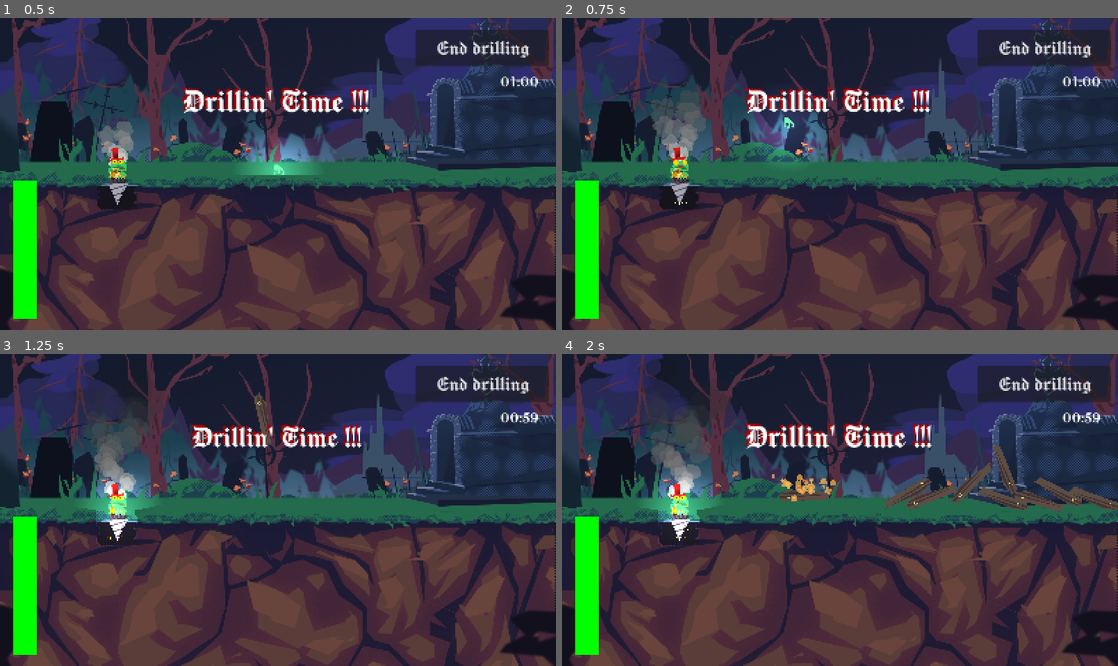
Above: before the commit, frames 1-4 (two rows, left to right).
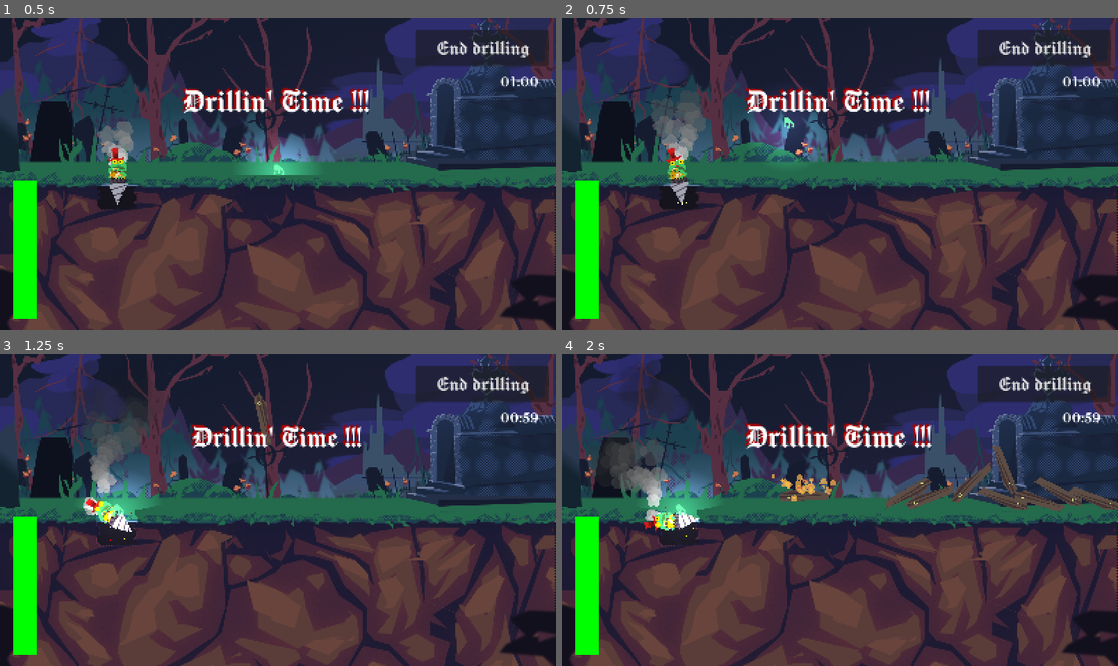
Above: after the commit, the same moments.

Repository: alelouis/ludumdare-57-les5ddp
Game: Godot game, scene res://scenes/test/tilemap_test_scene/tilemap_test.tscn
Same seed, same stepped clock (60 frames per second), same inputs: the game is played once before the commit and once after it. The engine's default icon, where the game draws it, is replaced by a stand-in: a white triangle on a blue panel in a dark square.
Inputs (mouse positions are in pixels of both pictures, inside the frame that each line leads up to):
- Up to frame 1 (0.5 s): no input
- Up to frame 2 (0.75 s): tap Enter at 0.5 s; drag from (840, 99) to (678, 177) at 0.52 s
- Up to frame 3 (1.25 s): no input
- Up to frame 4 (2 s): drag from (823, 425) to (678, 513) at 1.27 s

Frame 1 is identical in both runs. In frame 2, 0.3% of the frame differs, in the area x 18-23%, y 41-60%; in frame 3, 1.1%; in frame 4, 3.3%, in the area x 4-27%, y 7-60%.

Commit message:
Fix drill start and display

Diff:
--- a/scenes/BigTexts.gd
+++ b/scenes/BigTexts.gd
@@ -28,6 +28,10 @@
 	base_scale = scale
 	pivot_offset = size / 2  # This centers the pivot for shaking & scaling
 	cinematic_timer.timeout.connect(_on_timer_timeout)
+
+	shaking_text.meta_underlined = false  # Optional: hides underline
+	shaking_text.set_focus_mode(Control.FOCUS_NONE)  # Prevent focus
+	shaking_text.mouse_filter = Control.MOUSE_FILTER_IGNORE
 
 func _process(delta: float) -> void:
 	# Shaking
--- a/scenes/canvas_layer.tscn
+++ b/scenes/canvas_layer.tscn
@@ -62,6 +62,7 @@
 theme = SubResource("Theme_kfwc7")
 bbcode_enabled = true
 text = "Drillin' Time !!! "
+scroll_active = false
 horizontal_alignment = 1
 vertical_alignment = 1
 script = ExtResource("3_ek3oe")
--- a/scripts/drill.gd
+++ b/scripts/drill.gd
@@ -16,7 +16,7 @@
 @export var torque_strength = 80.0
 @onready var animation_player: AnimationPlayer = $AnimationPlayer
 
-@export var isDrilling = false
+@export var isDrilling = true
 
 var current_mouse_force = 0.0
 var current_down_force = 0.0
@@ -124,7 +124,8 @@
 
 func reset_drill():
 	animation_player.play("idle")
-	is_dragging = true
+	is_dragging = false
+	isDrilling = true
 	fuel_bar.current_fuel = 100
 	fuel_bar.update_bar()
 	linear_velocity = Vector2.ZERO
